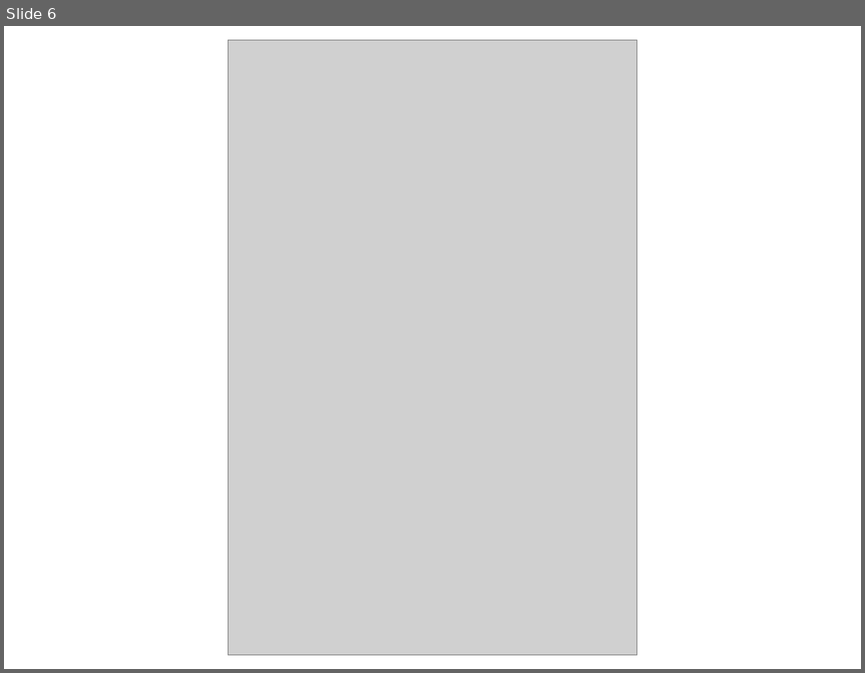
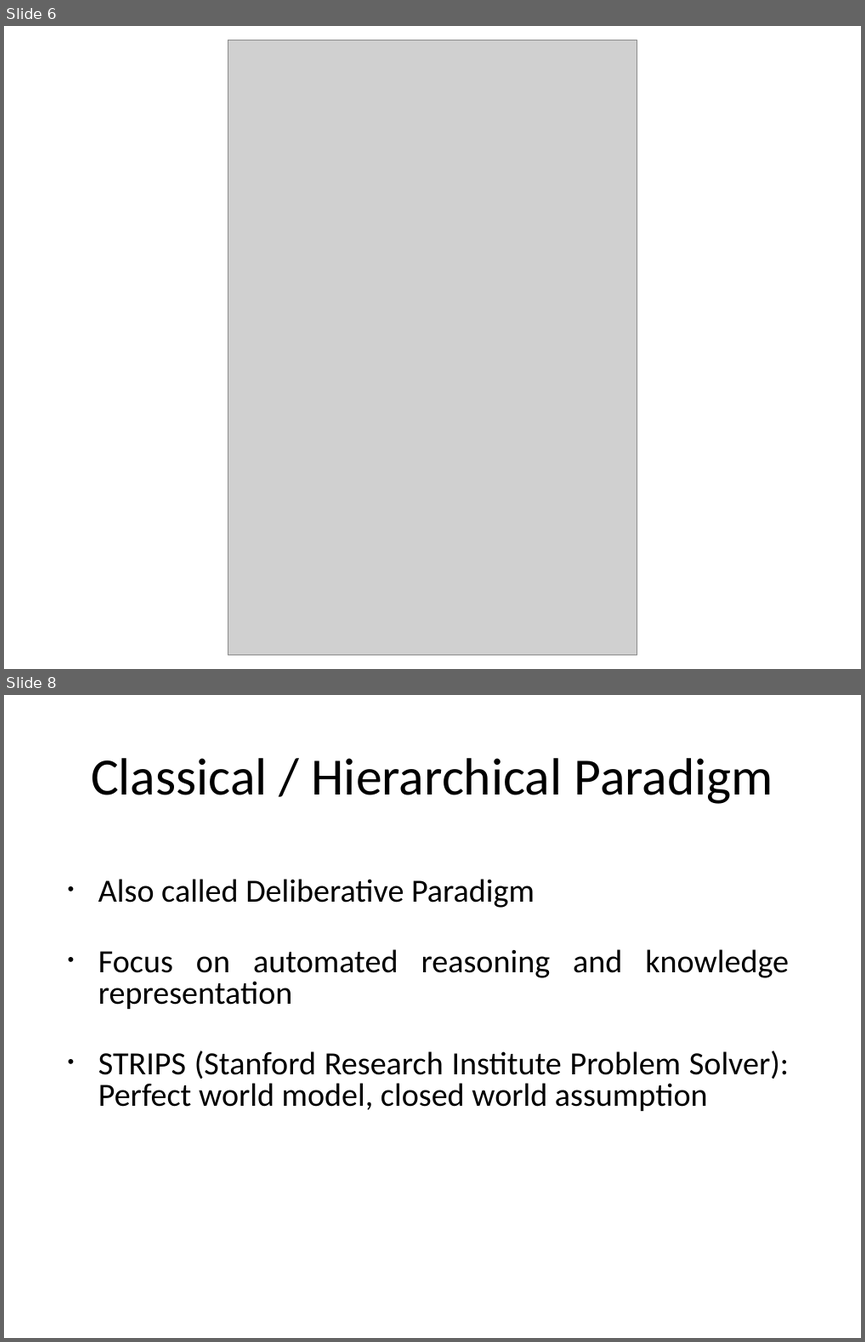
Before and after one commit to UK-Roy/cse461, a slide deck: slides/Introduction to Robotics-lec2.pptx. Shown one above the other, each under a label of ours: slide 6 before the commit, slides 6 and 8 after it; the slides between them are not shown. The pictures are 865x673 and 865x1342 pixels, drawn with LibreOffice and Linux fonts; fonts in the diff are those of the drawing; grey boxes stand for pictures. Boxes give left, top, right and bottom in pixels: in the first picture for what was removed or moved away, otherwise in the second. Text is boxed around its words. In the diff, an @@ line names an element or a change of style, - is before the commit and + after.

```diff
--- a/slides/Introduction to Robotics-lec2.pptx
+++ b/slides/Introduction to Robotics-lec2.pptx
@@ slide 8 added at (4,695,861,1338), background #FFFFFF @@
@@ title added at (91,758,773,804), 44 pt, text #000000 @@
+Classical / Hierarchical Paradigm
@@ text added at (98,879,789,1111), 27.2 pt, text #000000 @@
+• Also called Deliberative Paradigm
+• Focus on automated reasoning and knowledge representation
+• STRIPS (Stanford Research Institute Problem Solver): Perfect world model, closed world assumption
```
Also in this commit, not shown: 14 slides changed, 14 other slides added, 6 slides removed, 7 other files.
